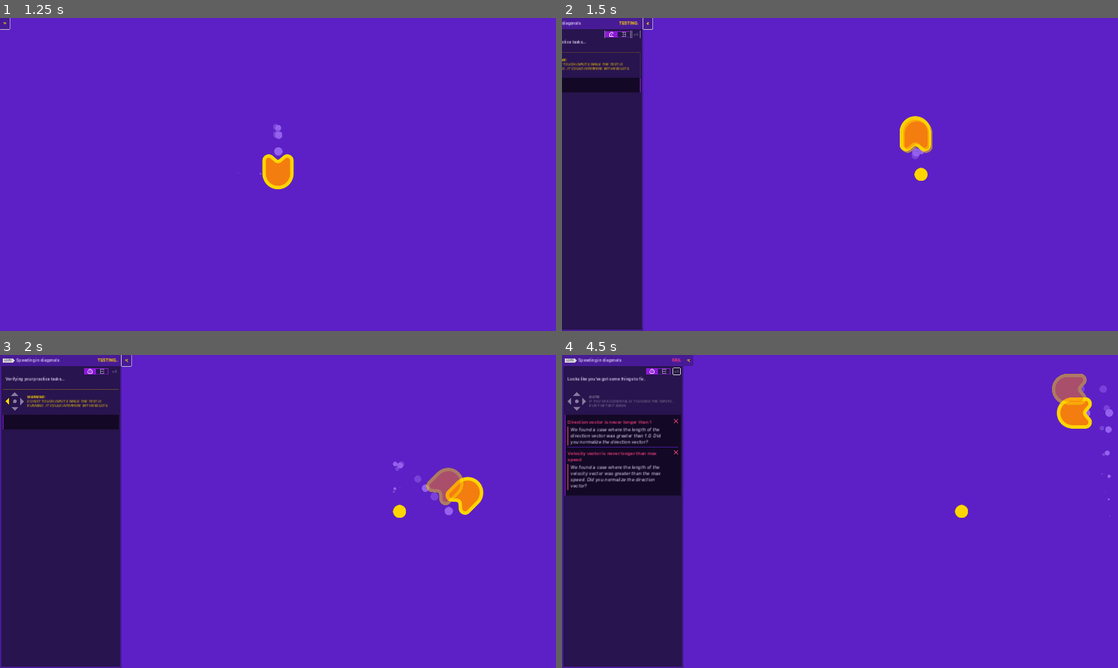
Above: before the commit, frames 1-4 (two rows, left to right).
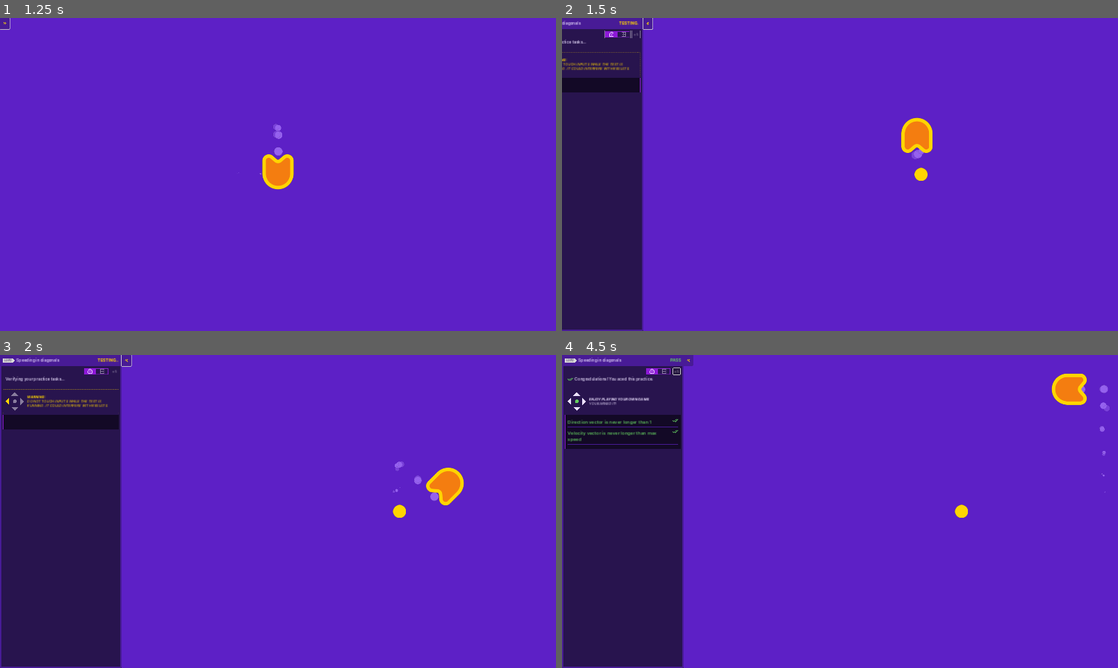
Above: after the commit, the same moments.

Repository: t1ff4nyc/2d-GameDev-Course
Game: Godot game, scene res://practices/L3.P2.character_diagonals/character_diagonals.tscn
Two runs of this game, one before a commit and one after it. Both use one fixed random seed, a clock stepped at 60 frames per second and the inputs below. The project has no main scene, so this scene is started directly.
Inputs (mouse positions are in pixels of both pictures, inside the frame that each line leads up to):
- Up to frame 1 (1.25 s): click (127, 24) at 0.5 s
- Up to frame 2 (1.5 s): hold Right (move_right) from 1.28 s (still down); tap Space (boost) at 1.35 s
- Up to frame 3 (2 s): keep holding Right (move_right)
- Up to frame 4 (4.5 s): release Right (move_right) at 2.03 s; hold Down (move_down) 2.03-2.78 s; tap Space (boost) every 0.75 s from 2.1 to 4.35 s; hold Right (move_right) 2.78-3.53 s; hold Up (move_up) 3.53-4.28 s; hold Left (move_left) from 4.28 s (still down)

Frame 1 is identical in both runs. In frame 2, 0.2% of the frame differs, in the area x 60-67%, y 31-45%; in frame 3, 1.0%; in frame 4, 5.2%, in the area x 0-100%, y 1-52%.

Commit message:
L3 P2 practice completed

Diff:
--- a/04.to_space_and_beyond_workbook/practices/L3.P2.character_diagonals/character_diagonals.gd
+++ b/04.to_space_and_beyond_workbook/practices/L3.P2.character_diagonals/character_diagonals.gd
@@ -2,8 +2,6 @@
 
 var max_speed := 600.0
 var velocity := Vector2(0, 0)
-# Once again, the direction variable is outside the _process() function so the
-# practice testing code can read its value.
 var direction := Vector2(0, 0)
 
 
@@ -11,8 +9,8 @@
 	direction.x = Input.get_axis("move_left", "move_right")
 	direction.y = Input.get_axis("move_up", "move_down")
 
-	# The character is way too fast, but only when moving diagonally!
-	# Add code to prevent that.
+	if direction.length() > 1.0:
+		direction = direction.normalized()
 
 	velocity = direction * max_speed
 	position += velocity * delta
--- a/04.to_space_and_beyond_workbook/practices/L3.P2.character_diagonals/character_diagonals.tscn
+++ b/04.to_space_and_beyond_workbook/practices/L3.P2.character_diagonals/character_diagonals.tscn
@@ -1,9 +1,9 @@
-[gd_scene load_steps=8 format=3]
+[gd_scene load_steps=8 format=3 uid="uid://bqqs3rohmgul2"]
 
-[ext_resource type="Texture2D" path="res://assets/practice_assets/shape_ship.png" id="1_5oe5f"]
+[ext_resource type="Texture2D" uid="uid://d1xp2mgpkkc42" path="res://assets/practice_assets/shape_ship.png" id="1_5oe5f"]
 [ext_resource type="Script" path="res://practices/L3.P2.character_diagonals/character_diagonals.gd" id="2_udpmb"]
-[ext_resource type="Texture2D" path="res://assets/practice_assets/ellipse_white.png" id="3_luk4c"]
-[ext_resource type="Texture2D" path="res://assets/practice_assets/ellipse_yellow.png" id="4_nsdhc"]
+[ext_resource type="Texture2D" uid="uid://bkueifls7csiy" path="res://assets/practice_assets/ellipse_white.png" id="3_luk4c"]
+[ext_resource type="Texture2D" uid="uid://ci5b253al1tus" path="res://assets/practice_assets/ellipse_yellow.png" id="4_nsdhc"]
 
 [sub_resource type="Curve" id="Curve_cxpdg"]
 _data = [Vector2(0, 0.663194), 0.0, 0.0, 0, 0, Vector2(1, 0), -0.0319997, 0.0, 0, 0]
